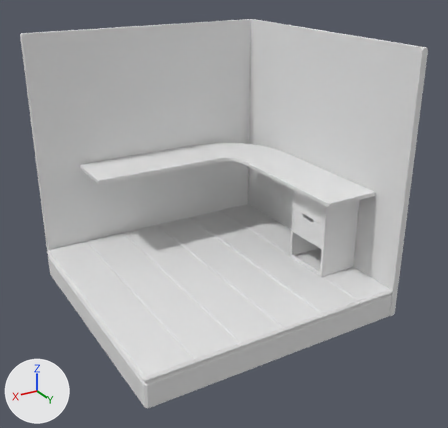
The Blender file assets/3droom.blend: old version first, new version second.
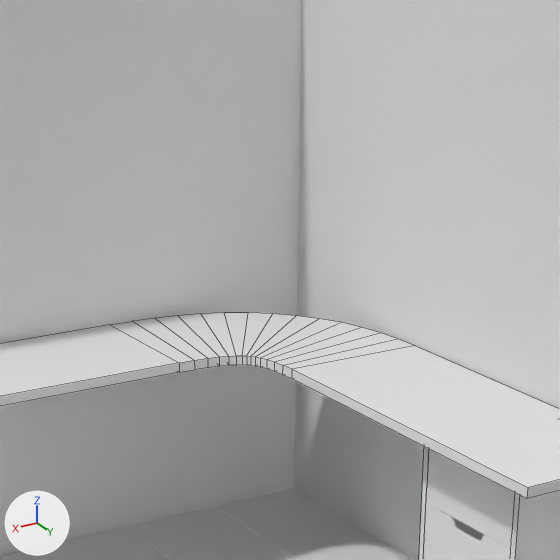
There are two pictures of each version: one whole from a camera (50 mm lens) standing at (2.17, 3.83, 2.402) and looking at (-0.053, 0.126, 0.55), one close up on the part from 33% to 76% of the width and 8% to 53% of the height. Lighting does not change. The marker at lower left points along +X, +Y and +Z. The close-ups show mesh edges as thin lines.
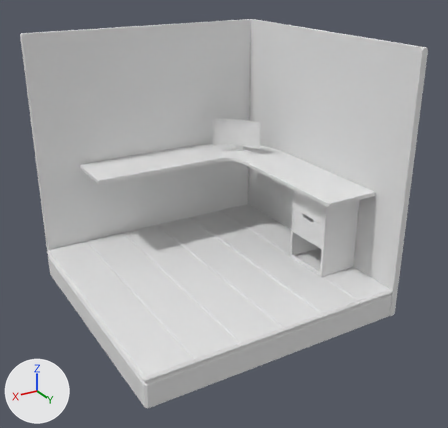
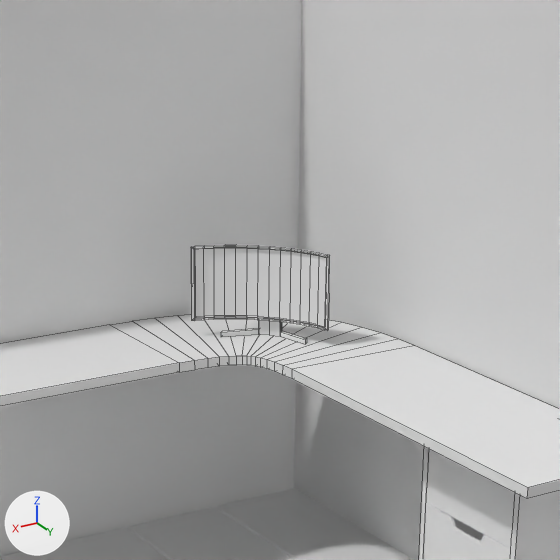
Commit message: monitor created

Where the change shows, as pixel boxes (x1, y1, x2, y2) in the close-ups (560 x 560 px):
'monitor', added
    after: (191, 245, 330, 344)

Edits to the bpy script that builds the scene:
```text
Add me_plane_003:
    me_plane_003.from_pydata(...)  # 359 vertices, 357 faces; spans x -0.087..0.087, y -0.115..0.168, z -0.083..0.01
    me_plane_003.polygons.foreach_set('use_smooth', [True] * 357)
Add ob_monitor:
    ob_monitor = bpy.data.objects.new('monitor', me_plane_003)
    ob_monitor.location = (-0.613, -0.604, 0.908)
    ob_monitor.rotation_euler = (-1.576, 0.0, -0.785)  # degrees (-90, 0, -45)
    ob_monitor.scale = (2.43, 1.0, 1.0)
```
